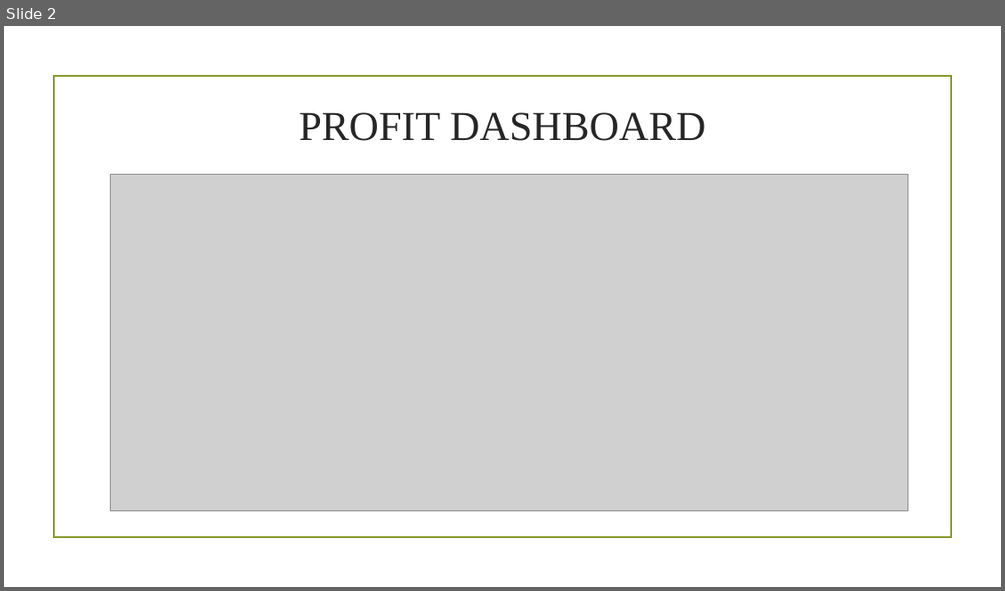
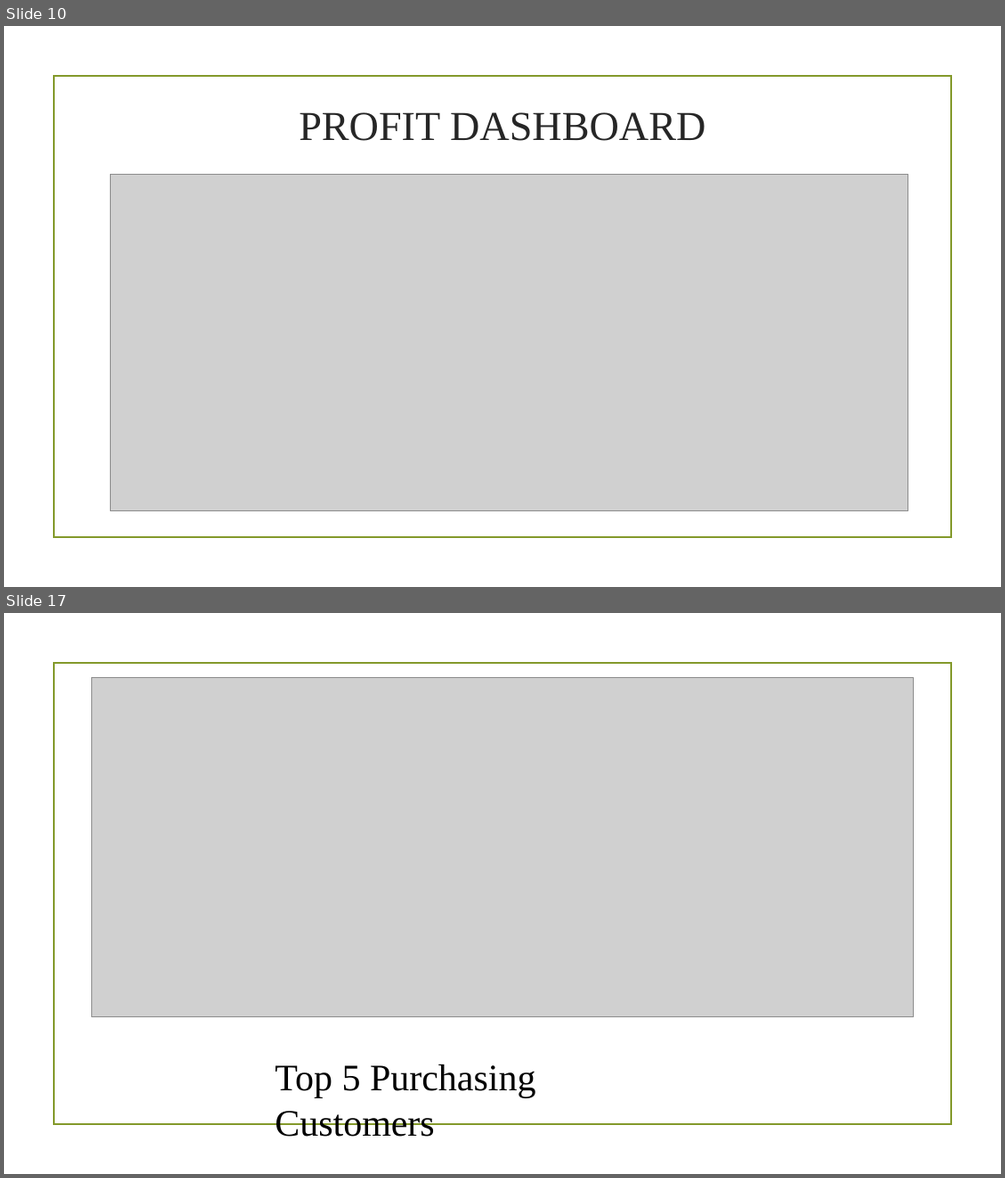
Before and after one commit to Leon199630/WALMART-ANALYSIS, a slide deck: WALMART PPT.pptx. Shown one above the other, each under a label of ours: slide 2 before the commit, slides 10 and 17 after it; the slides between them are not shown. The pictures are 1005x591 and 1005x1178 pixels, drawn with LibreOffice and Linux fonts; fonts in the diff are those of the drawing; grey boxes stand for pictures; background and template pictures are left out. Boxes give left, top, right and bottom in pixels: in the first picture for what was removed or moved away, otherwise in the second. Text is boxed around its words. In the diff, an @@ line names an element or a change of style, - is before the commit and + after.

```diff
--- a/WALMART PPT.pptx
+++ b/WALMART PPT.pptx
@@ slide 17 added at bbox=[4, 613, 1001, 1174], background picture (left out); not listed: 1 template element that a slide beside it also shows @@
@@ picture added at bbox=[91, 678, 914, 1017] @@
@@ text added at bbox=[275, 1064, 536, 1136], 36 pt, text #000000 @@
+Top 5 Purchasing Customers
@@ what was slide 2 is now slide 10 @@
```
Also in this commit, not shown: 1 slide changed, 19 other slides added, 2 slides removed.
